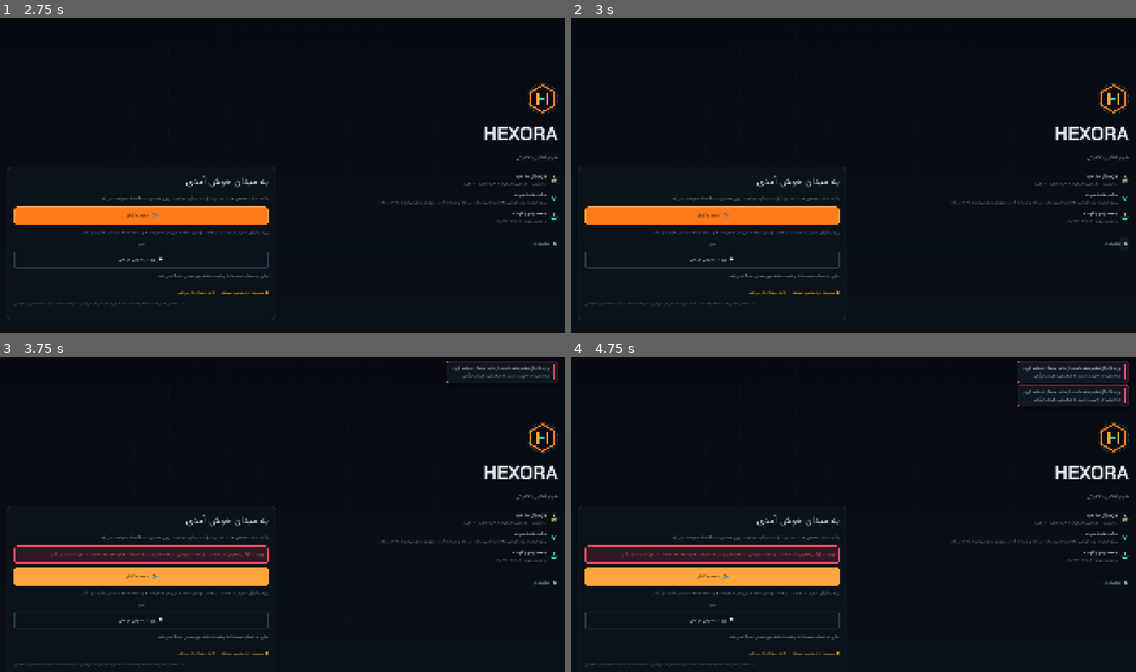
Above: before the commit, frames 1-4 (two rows, left to right).
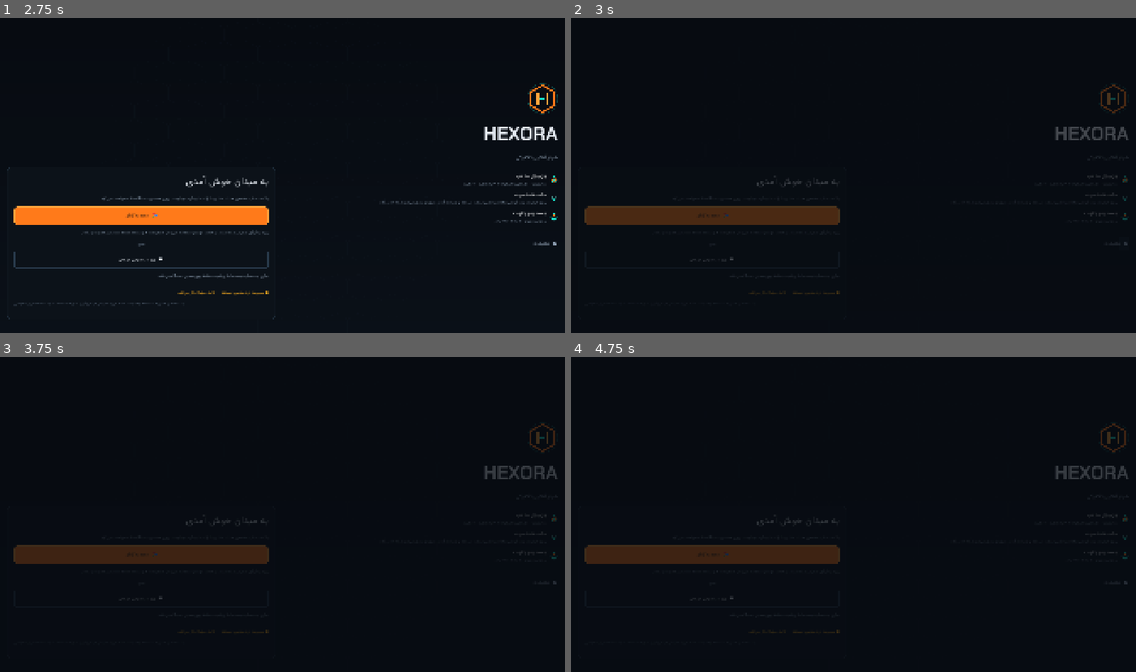
Above: after the commit, the same moments.

Repository: Hexora-Studio-Official/HEXORA-PixelLegends
Game: Godot game, scene res://src/ui/screens/boot_screen.tscn
Two runs of this game, one before a commit and one after it. Both use one fixed random seed, a clock stepped at 60 frames per second and the inputs below.
Inputs (mouse positions are in pixels of both pictures, inside the frame that each line leads up to):
- Up to frame 1 (2.75 s): move the mouse to (406, 159) at 0.52 s; hold D 0.53-1.25 s; tap Shift at 0.6 s; click (406, 159) at 0.67 s; tap Space at 0.77 s; tap Enter at 1.25 s; drag from (169, 191) to (254, 238) at 1.27 s; move the mouse to (339, 103) at 2.02 s; hold D from 2.03 s (still down); tap C at 2.1 s
- Up to frame 2 (3 s): release D at 2.75 s; click (1124, 244) at 2.77 s
- Up to frame 3 (3.75 s): click (141, 555) at 3.52 s
- Up to frame 4 (4.75 s): click (712, 577) at 4.27 s

Frame 1 is identical in both runs. In frame 2, 4.5% of the frame differs, in the area x 1-99%, y 20-96%; in frame 3, 5.7%; in frame 4, 6.1%, in the area x 1-99%, y 1-99%.
Error before the commit: Parse Error: Identifier "HORIZONTAL_ALIGNMENT_TRAILING" not declared in the current scope. (res://src/ui/pages/settings_page.gd:331)

Commit message:
Use supported RTL-aware numeric alignment
Co-authored-by: arena-agent <297053741+arena-agent@users.noreply.github.com>

Diff:
--- a/src/ui/pages/settings_page.gd
+++ b/src/ui/pages/settings_page.gd
@@ -328,7 +328,7 @@
 
 	var value_label := UiKit.label("", &"NumericLabel")
 	value_label.custom_minimum_size = Vector2(76, 0)
-	value_label.horizontal_alignment = HORIZONTAL_ALIGNMENT_TRAILING
+	value_label.horizontal_alignment = HORIZONTAL_ALIGNMENT_LEFT if Loc.is_rtl() else HORIZONTAL_ALIGNMENT_RIGHT
 	value_label.size_flags_vertical = Control.SIZE_SHRINK_CENTER
 
 	var slider := HSlider.new()
@@ -367,7 +367,7 @@
 
 	var value_label := UiKit.label("", &"NumericLabel")
 	value_label.custom_minimum_size = Vector2(76, 0)
-	value_label.horizontal_alignment = HORIZONTAL_ALIGNMENT_TRAILING
+	value_label.horizontal_alignment = HORIZONTAL_ALIGNMENT_LEFT if Loc.is_rtl() else HORIZONTAL_ALIGNMENT_RIGHT
 	value_label.size_flags_vertical = Control.SIZE_SHRINK_CENTER
 
 	var slider := HSlider.new()
